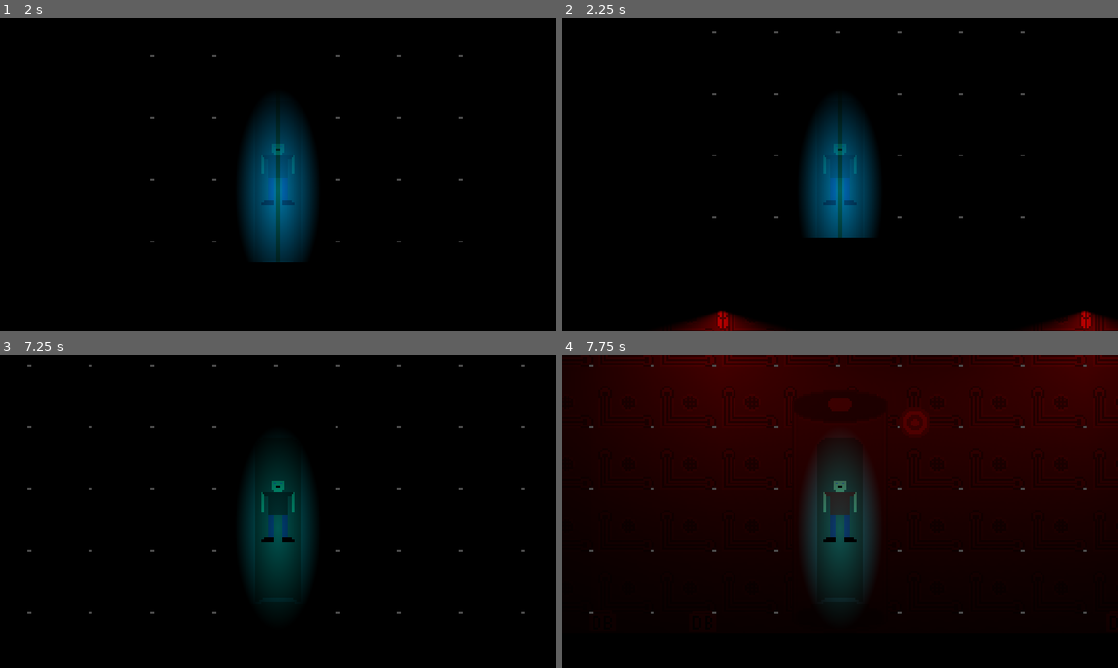
Above: before the commit, frames 1-4 (two rows, left to right).
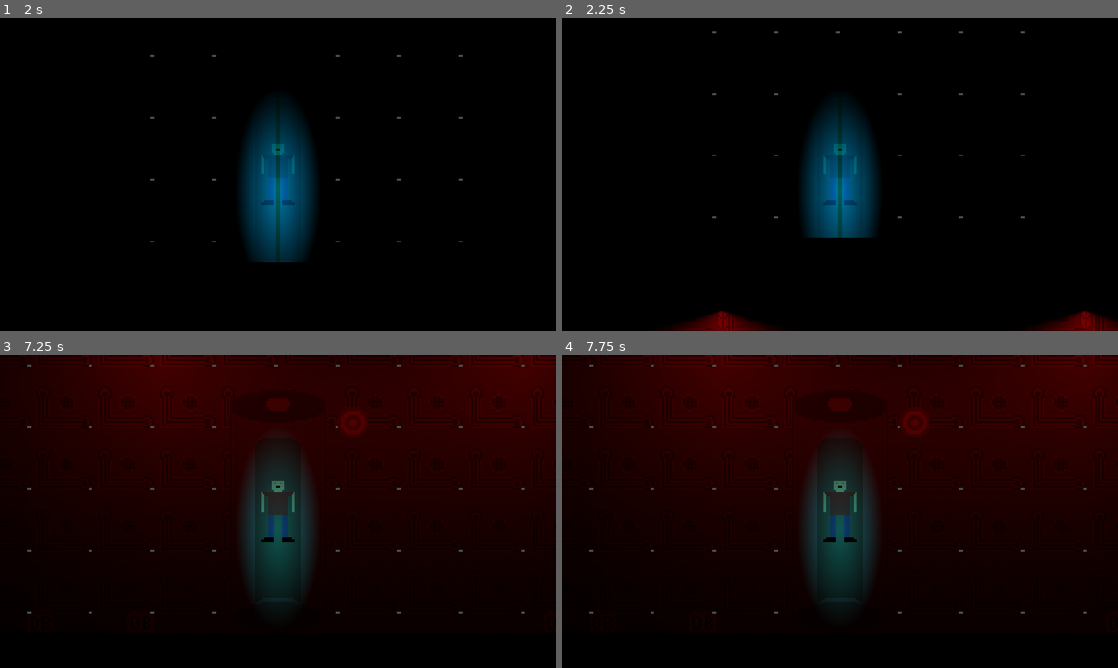
Above: after the commit, the same moments.

Repository: SysadmnIvy27/Final_game_dev
Game: Godot game, scene res://ui/menus/main_menu/main_menu.tscn
Two runs of this game, one before a commit and one after it. Both use one fixed random seed, a clock stepped at 60 frames per second and the inputs below.
Inputs (mouse positions are in pixels of both pictures, inside the frame that each line leads up to):
- Up to frame 1 (2 s): click "New Game" at 0.5 s; tap Enter at 1.25 s; move the mouse to (400, 158) at 1.27 s; hold D (move_right) from 1.28 s (still down); tap C (enter_cryo) at 1.35 s; tap Space (jump) at 1.52 s
- Up to frame 2 (2.25 s): keep holding D (move_right); move the mouse to (728, 190) at 2.02 s; click (728, 190) at 2.1 s
- Up to frame 3 (7.25 s): tap Space (jump) at 2.27, 3.77, 4.52, 5.27, 6.77 s; move the mouse to (333, 442) at 2.77 s; release D (move_right) at 2.78 s; hold A (move_left) 2.78-3.53 s; tap E (interact) at 2.85, 6.6 s; move the mouse to (250, 574) at 3.52 s; hold D (move_right) 3.53-5.03 s; tap Shift (sprint) at 3.6 s; move the mouse to (444, 558) at 4.27 s; tap Tab (swap_drone_action) at 4.35 s; move the mouse to (111, 464) at 5.02 s; hold A (move_left) 5.03-5.78 s; tap C (enter_cryo) at 5.1 s; move the mouse to (305, 511) at 5.77 s; press the mouse at (305, 511) at 5.78 s; hold D (move_right) 5.78-6.53 s; move the mouse to (194, 433) at 6.52 s; release the mouse at (194, 433) at 6.53 s; hold A (move_left) from 6.53 s (still down)
- Up to frame 4 (7.75 s): keep holding A (move_left); move the mouse to (962, 495) at 7.27 s; hold Shift (sprint) from 7.28 s (still down); tap Space (jump) at 7.52 s

Frame 1 is identical in both runs. In frame 2, 0.1% of the frame differs, in the area x 28-96%, y 93-100%; in frame 3, 47%, in the area x 0-100%, y 0-62%; in frame 4, nothing differs.

Commit message:
Light Tween wip

Diff:
--- a/entities/static/emergency_light/eme_light.gd
+++ b/entities/static/emergency_light/eme_light.gd
@@ -5,7 +5,7 @@
 @onready var blink_timer = $Blink
 var active = true
 var blink_delay = 5
-var between_blinks = 0.5
+var between_blinks = 1
 
 # Called when the node enters the scene tree for the first time.
 func _ready() -> void:
@@ -16,15 +16,24 @@
 func _process(_delta: float) -> void:
 	if active:
 		anim.animation = &"active"
-		light.visible = true
 	else:
 		anim.animation = &"inactive"
-		light.visible = false
+
 
 
 func _on_blink_timeout() -> void:
 	active = not active
 	if active:
+		var on_tween = create_tween().set_parallel()
+		on_tween.tween_property(light,"energy", 1.0, 0.5)
+		if on_tween:
+			on_tween.kill()
+		await on_tween.finished
 		blink_timer.start(blink_delay)
+		print("Here")
+		var off_tween = create_tween().set_parallel()
+		off_tween.tween_property(light,"energy", 0, 1.0)
+		if off_tween:
+			off_tween.kill()
 	else:
 		blink_timer.start(between_blinks)
--- a/scripts/components/inventory_manager.gd
+++ b/scripts/components/inventory_manager.gd
@@ -1,11 +1,34 @@
 extends Node
 
+@export var owner_entity = get_parent()
+var slots
 
 # Called when the node enters the scene tree for the first time.
 func _ready() -> void:
-	pass # Replace with function body.
+	slots = owner_entity.slots
+	# inventory setup
+	for slot in slots:
+		var slot_id = "slot" + str(slot)
+		owner_entity.inventory[slot_id] = {}
+		owner_entity.inventory[slot_id]["item"] = ""
+		owner_entity.inventory[slot_id]["amount"] = 0
+	print(owner_entity.inventory)
 
 
 # Called every frame. 'delta' is the elapsed time since the previous frame.
 func _process(delta: float) -> void:
 	pass
+
+func add_item(item):
+	if item.item_name in Itemdatabase.item_dict: # checks to see if the item exists in the game items dictionary
+		var item_added = false # creates a variable to track if the item has been added
+		for slot in owner_entity.inventory:
+			if not item_added:
+				if owner_entity.inventory[slot]["item"] == "" and owner_entity.inventory[slot]["amount"] == 0:
+					owner_entity.inventory[slot]["item"] = item.item_name
+					owner_entity.inventory[slot]["amount"] = item.amount
+					item_added = true
+				elif owner_entity.inventory[slot]["item"] == item.item_name:
+					owner_entity.inventory[slot]["amount"] += item.amount
+					item_added = true
+	print(owner_entity.inventory)
